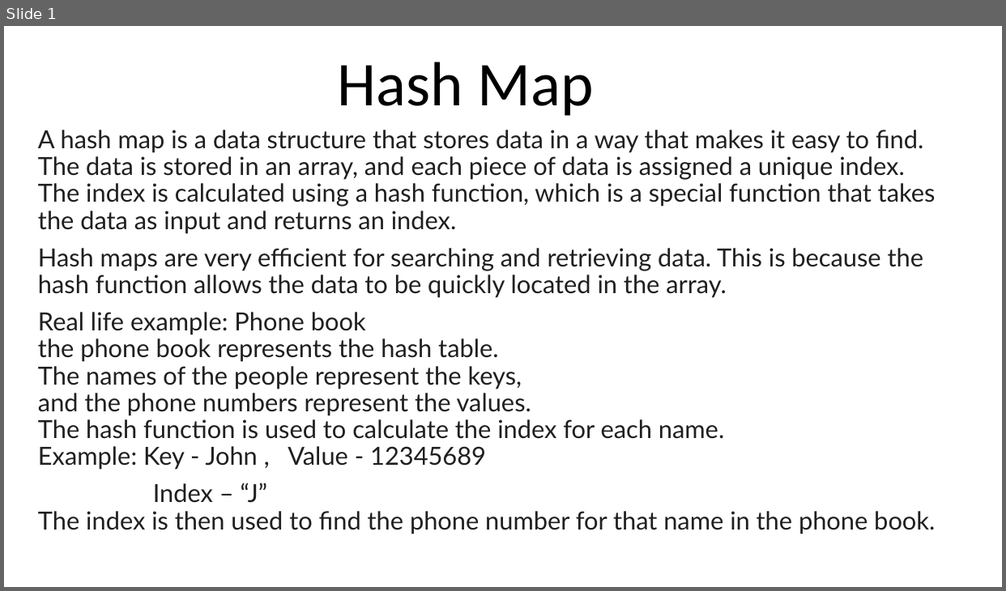
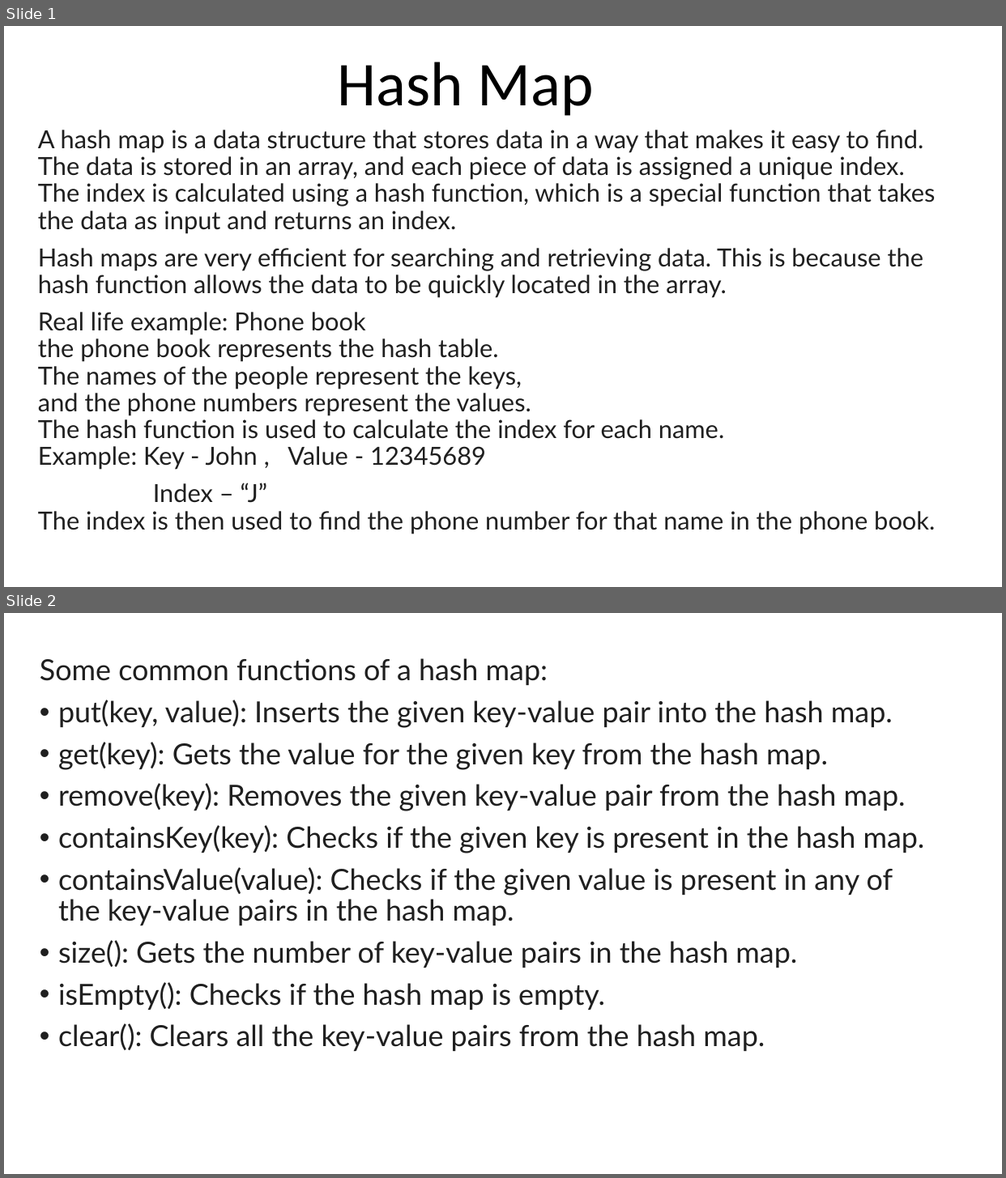
Before and after one commit to VenkatNarayanan95/Practice-rep, a slide deck: Hashmap.pptx. Shown one above the other, each under a label of ours: slide 1 before the commit, slides 1 and 2 after it. The pictures are 1006x591 and 1006x1178 pixels, drawn with LibreOffice and Linux fonts; fonts in the diff are those of the drawing. Boxes give left, top, right and bottom in pixels: in the first picture for what was removed or moved away, otherwise in the second. Text is boxed around its words. In the diff, an @@ line names an element or a change of style, - is before the commit and + after.

Commit message:
new

```diff
--- a/Hashmap.pptx
+++ b/Hashmap.pptx
@@ slide 2 added at (4, 613, 1002, 1174), background #FFFFFF @@
@@ text added at (40, 658, 925, 1051), 28 pt, text #1F1F1F @@
+Some common functions of a hash map:
+• put(key, value): Inserts the given key-value pair into the hash map.
+• get(key): Gets the value for the given key from the hash map.
+• remove(key): Removes the given key-value pair from the hash map.
+• containsKey(key): Checks if the given key is present in the hash map.
+• containsValue(value): Checks if the given value is present in any of the key-value pairs in the hash map.
+• size(): Gets the number of key-value pairs in the hash map.
+• isEmpty(): Checks if the hash map is empty.
+• clear(): Clears all the key-value pairs from the hash map.
```
Also in this commit, not shown: 1 slide removed.
